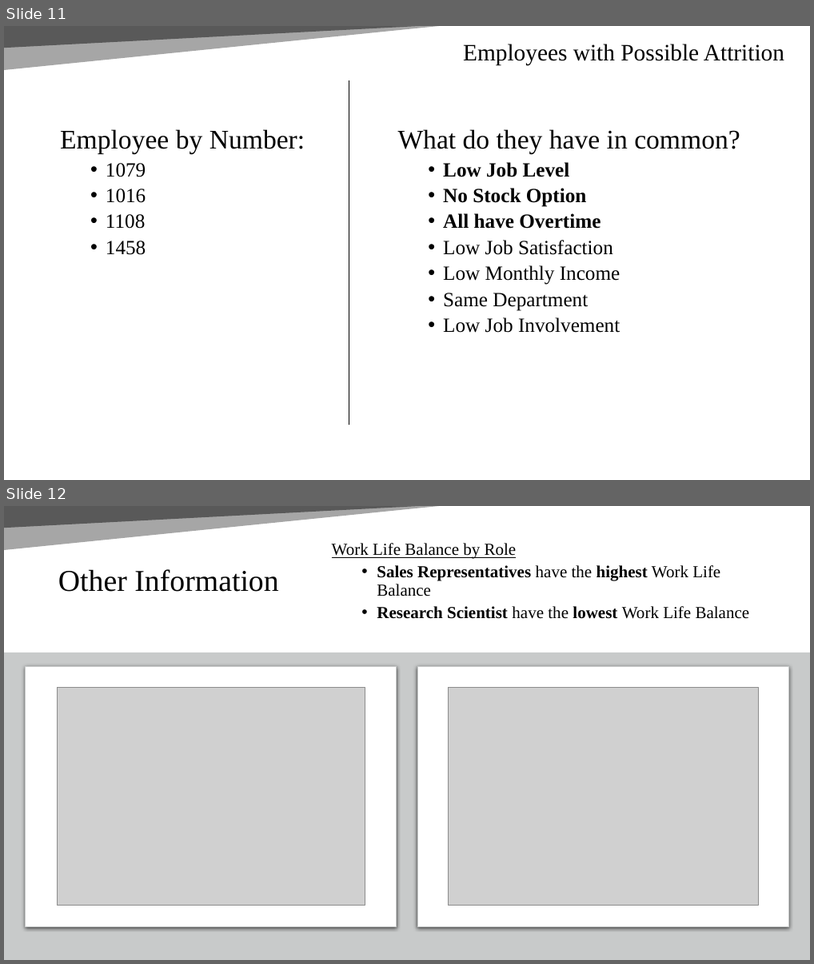
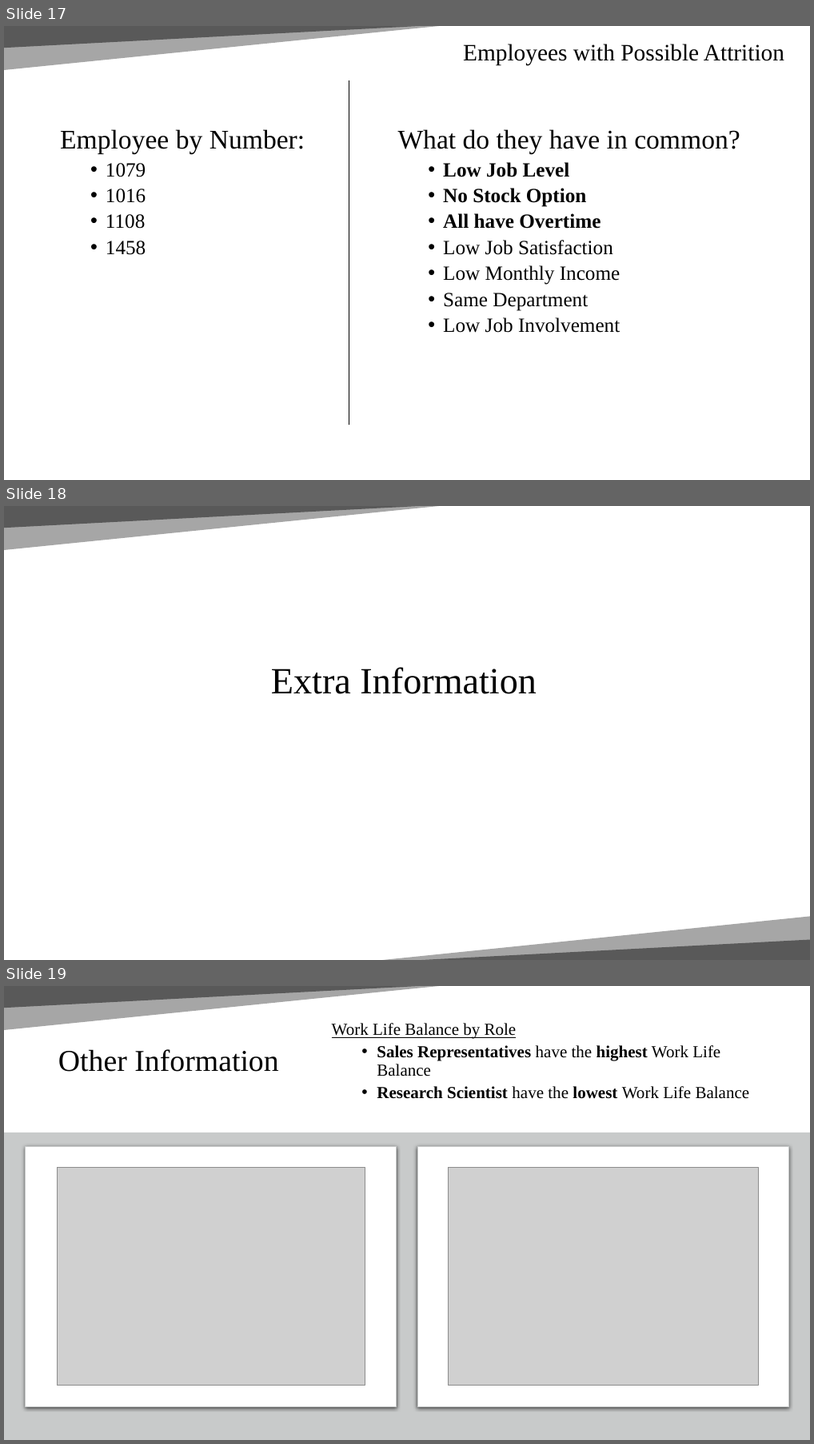
Before and after one commit to Abillelatus/CaseStudy2DDS, a slide deck: CaseStudy2DDS.pptx. Shown one above the other, each under a label of ours: slides 11 and 12 before the commit, slides 17, 18 and 19 after it. The pictures are 814x964 and 814x1444 pixels, drawn with LibreOffice and Linux fonts; fonts in the diff are those of the drawing; grey boxes stand for pictures. Boxes give left, top, right and bottom in pixels: in the first picture for what was removed or moved away, otherwise in the second. Text is boxed around its words. In the diff, an @@ line names an element or a change of style, - is before the commit and + after.

```diff
--- a/CaseStudy2DDS.pptx
+++ b/CaseStudy2DDS.pptx
@@ slide 18 added at [4,506,810,960], background #FFFFFF; not listed: 2 template elements that a slide beside it also shows @@
@@ title added at [271,667,537,694], 44 pt, text #000000 @@
+Extra Information
@@ right triangle added at [375,916,810,960], fill #A6A6A6 @@
@@ right triangle added at [376,939,810,960], fill #595959 @@
@@ what was slide 11 is now slide 17 @@
@@ what was slide 12 is now slide 19 @@
```
Also in this commit, not shown: 1 slide changed, 7 other slides added.
